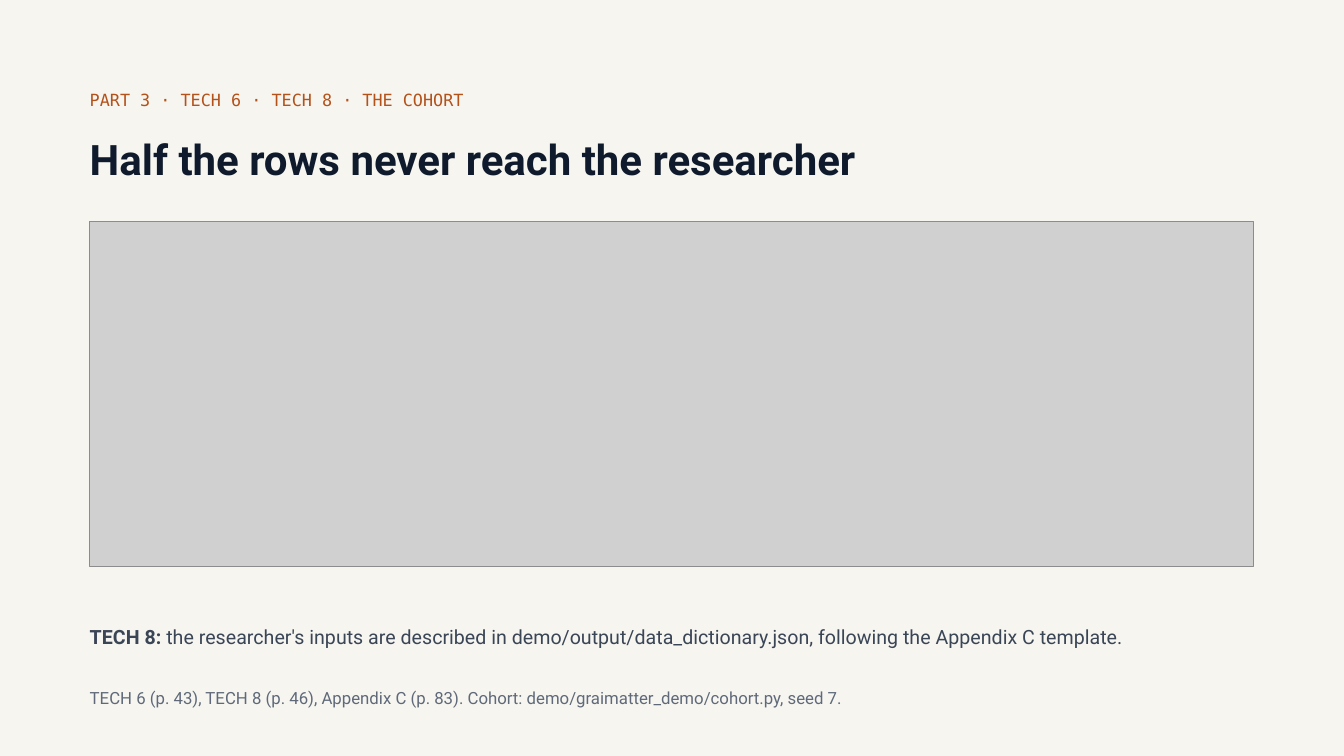
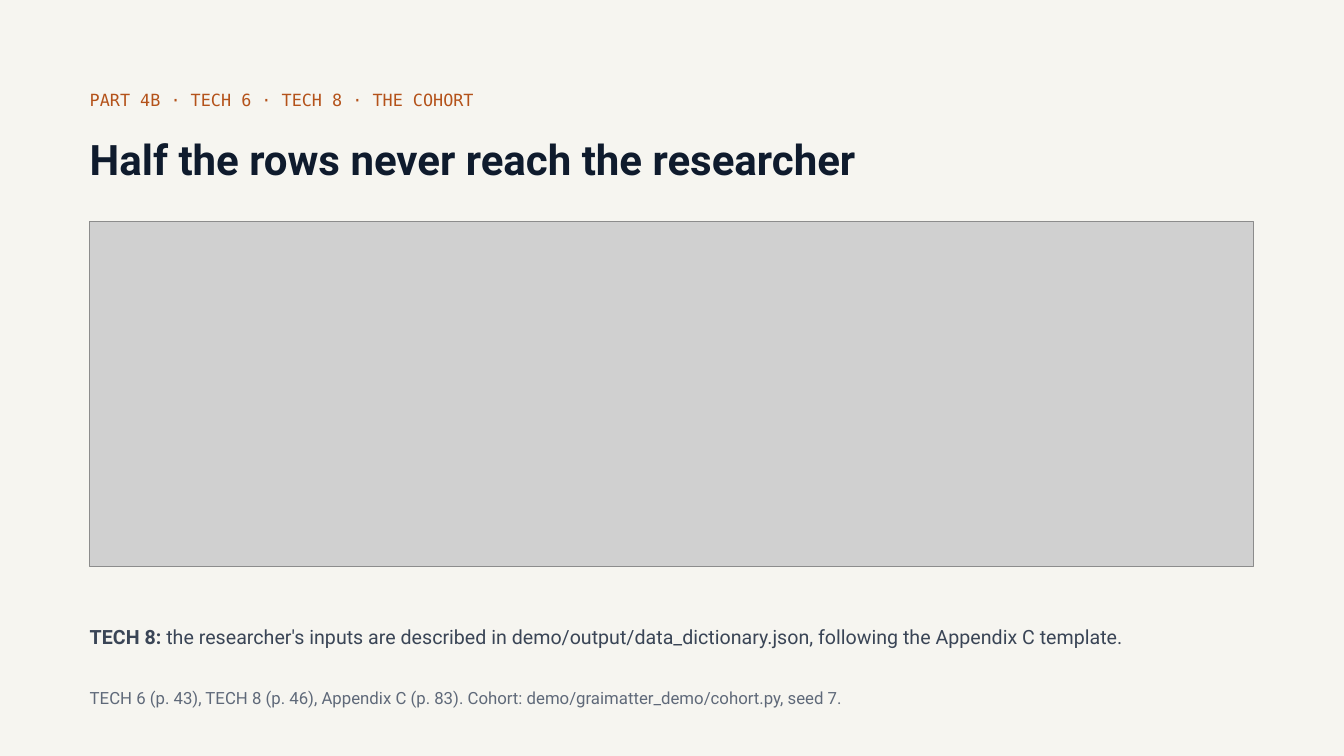
Before and after one commit to olonok69/graimatter_ML, a slide deck: slide 36 of docs/Adversarial_ML.pptx (slide 24 before the commit). Drawn at 1344x756 pixels with LibreOffice and Linux fonts; fonts in the diff are those of the drawing; grey boxes stand for pictures. Boxes give left, top, right and bottom in pixels: in the first picture for what was removed or moved away, otherwise in the second. Text is boxed around its words. In the diff, an @@ line names an element or a change of style, - is before the commit and + after.

Commit message:
Reorganise deck and guides for the video series
The deck grows to 53 slides with new slides for the NIST classes (part 4a
and 4b). The technical guide and presenter guide follow the four parts of
the series; Appendix B moves into Part 4 (sections 12-22) and a new
Appendix A maps guide, slides, videos and demos. Section references in the
README and the demo guides follow the new numbering.

```diff
--- a/docs/Adversarial_ML.pptx
+++ b/docs/Adversarial_ML.pptx
@@ text at bbox=[90, 93, 474, 107]: text changed @@
-PART 3 · TECH 6 · TECH 8 · THE COHORT
+PART 4B · TECH 6 · TECH 8 · THE COHORT
```
Also in this commit, not shown: 15 other slides changed, 12 slides added, 8 other files.
